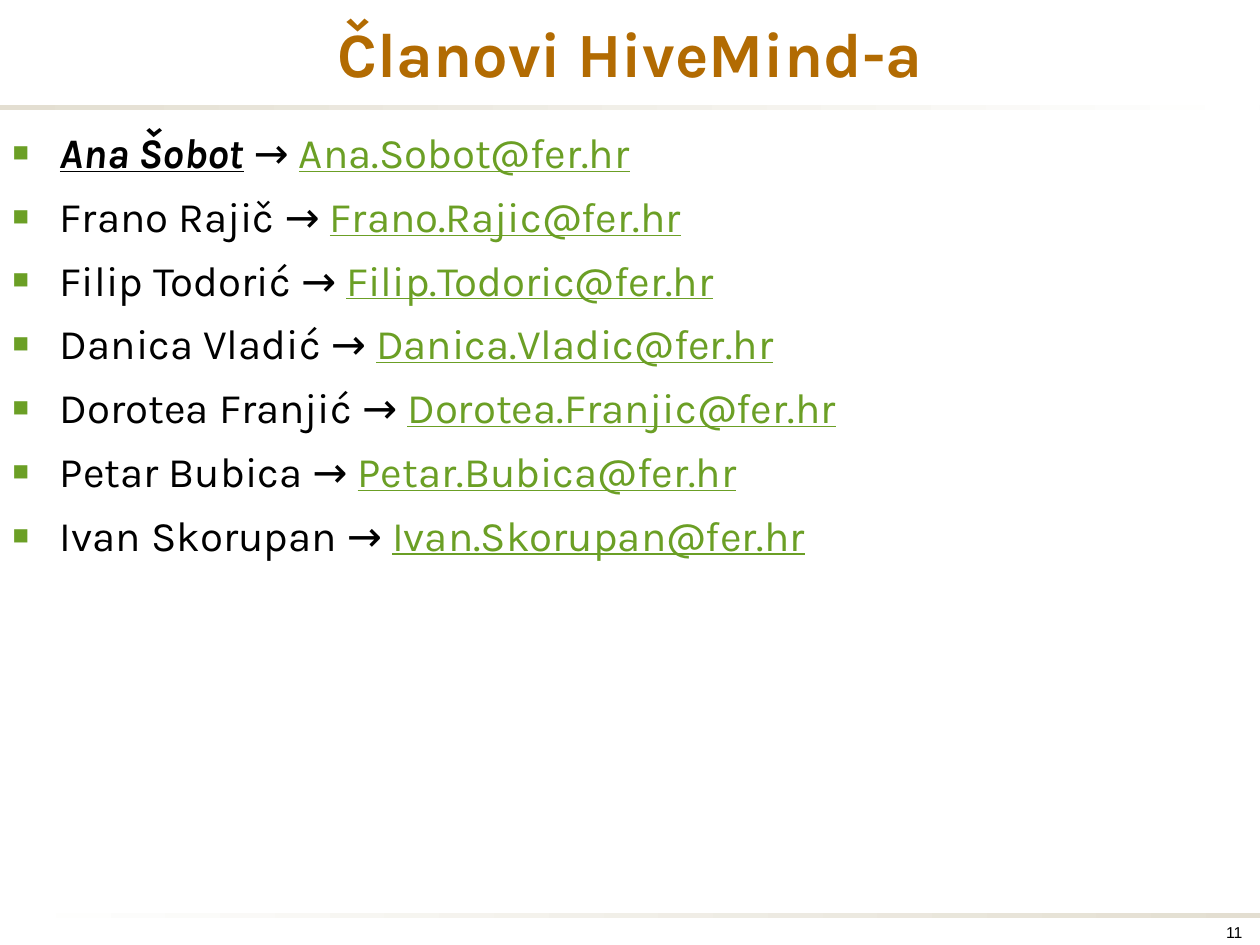
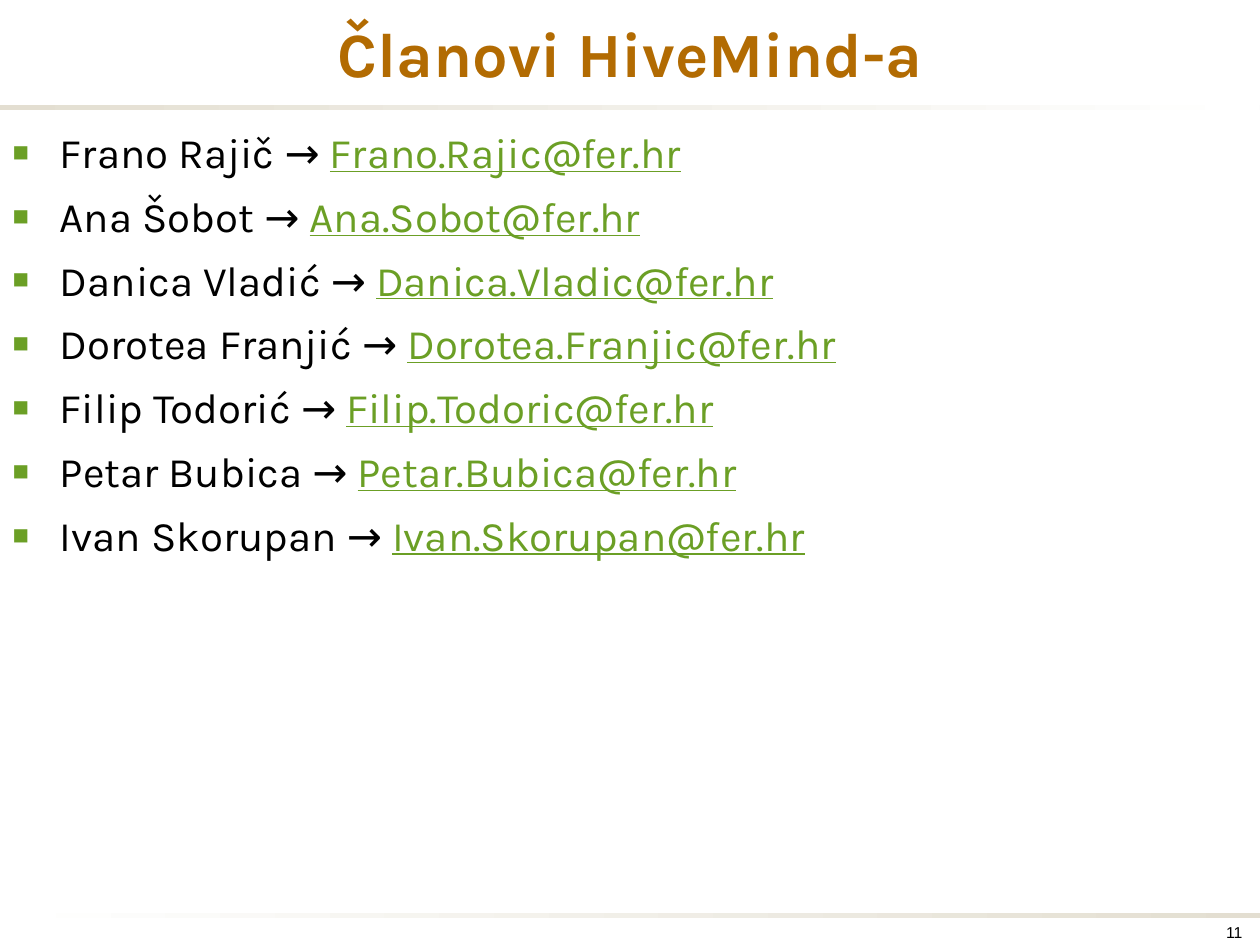
Before and after one commit to m43/fer-opp, a slide deck: slide 11 of [HiveMind] KKRudesWebapp.pptx. Drawn at 1260x945 pixels with LibreOffice and Linux fonts; fonts in the diff are those of the drawing; background and template pictures are left out. Boxes give left, top, right and bottom in pixels: in the first picture for what was removed or moved away, otherwise in the second. Text is boxed around its words. In the diff, an @@ line names an element or a change of style, - is before the commit and + after.

Commit message:
Finished presentation.

```diff
--- a/[HiveMind] KKRudesWebapp.pptx
+++ b/[HiveMind] KKRudesWebapp.pptx
@@ text at (60, 137, 681, 179): paragraph added @@
+■ Frano Rajič → Frano.Rajic@fer.hr
@@ text at (60, 201, 713, 306): paragraphs removed @@
-■ Frano Rajič → Frano.Rajic@fer.hr
-■ Filip Todorić → Filip.Todoric@fer.hr
@@ text at (60, 194, 640, 240): bold off, italic off, underline off in "Ana Šobot" @@
@@ text at (60, 391, 713, 433): paragraph added @@
+■ Filip Todorić → Filip.Todoric@fer.hr
```
Also in this commit, not shown: 5 other slides changed, 1 slide removed.
